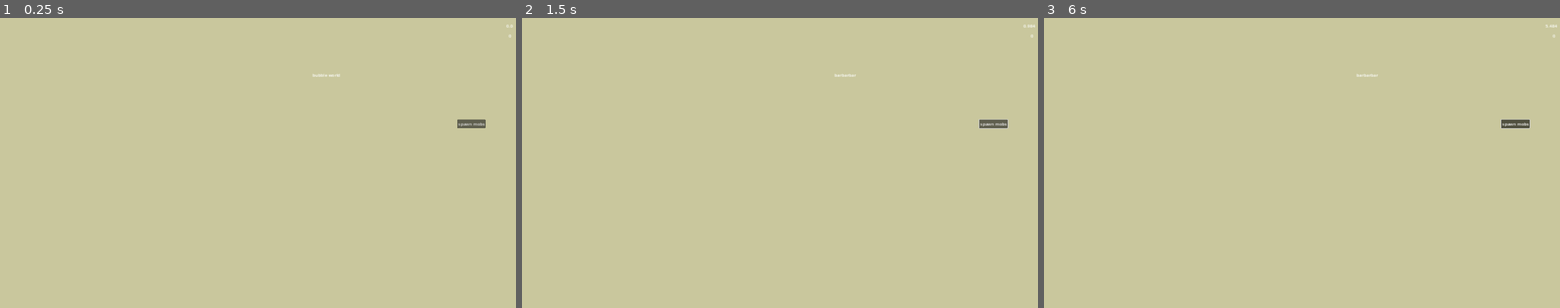
Above: before the commit, frames 1-3 (left to right).
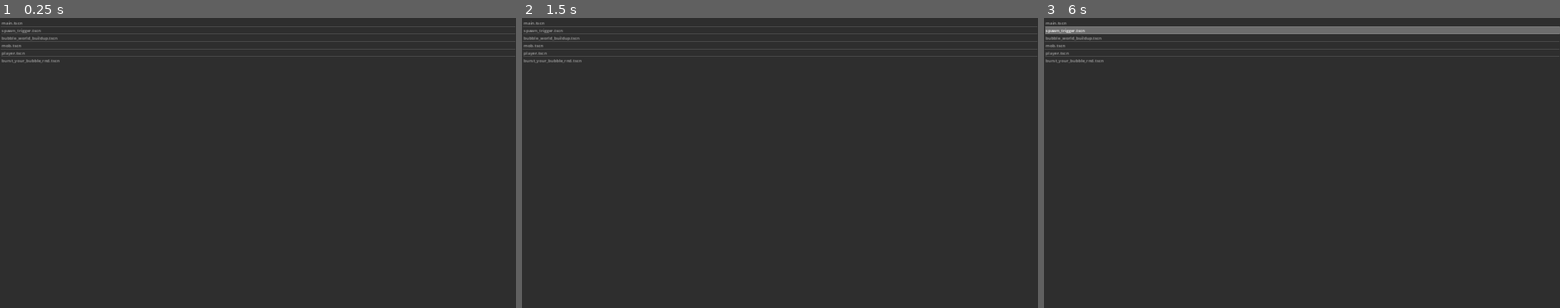
Above: after the commit, the same moments.

Repository: DazzlingDukeOfLazers/BurstYourBubble
Game: Godot game, scene res://main.tscn
Same seed, same stepped clock (60 frames per second), same inputs: the game is played once before the commit and once after it. Before the commit the project starts from res://bubble_world_buildup.tscn.
Inputs (mouse positions are in pixels of both pictures, inside the frame that each line leads up to):
- Up to frame 1 (0.25 s): no input
- Up to frame 2 (1.5 s): click (991, 122) at 0.5 s, where only the run before the commit has a clickable "spawn mobs"; tap Enter at 1.25 s; move the mouse to (893, 148) at 1.27 s; hold D (move_right) from 1.28 s (still down); hold Space (start_game) from 1.28 s (still down); click (893, 148) at 1.42 s
- Up to frame 3 (6 s): release D (move_right) at 2 s; release Space (start_game) at 2 s; drag from (1198, 177) to (1276, 221) at 2.02 s; tap Space (start_game) at 2.75, 4.25 s; move the mouse to (1353, 99) at 2.77 s; hold D (move_right) 2.78-3.5 s; hold Space (start_game) 2.78-3.5 s; click (1353, 99) at 2.92 s; drag from (1276, 221) to (1147, 119) at 3.52 s; move the mouse to (1456, 206) at 4.27 s; hold A (move_left) 4.28-5 s; hold Space (start_game) 4.28-5 s; click (1456, 206) at 4.42 s; drag from (1147, 119) to (1224, 90) at 5.02 s; move the mouse to (1327, 163) at 5.77 s; hold S (move_down) from 5.78 s (still down); hold Space (start_game) from 5.78 s (still down); click (1327, 163) at 5.92 s

The runs differ from the first frame. In frame 1, 100% of the frame differs, in the area x 0-100%, y 0-100%; in frame 2, 100%; in frame 3, 100%.

Commit message:
Add dynamic scene select and load

Diff:
--- /dev/null
+++ b/main.gd
@@ -0,0 +1,55 @@
+extends Node2D
+
+@onready var my_list = $ItemList
+
+
+# Called when the node enters the scene tree for the first time.
+func _ready():
+
+#	my_list.add_item("bar")
+#	my_list.add_item("blip")
+
+
+#	var root = my_tree.create_item()
+#	tree.hide_root = true
+
+#	root.set_text(0,"foo")
+
+#	var child1 = tree.create_item(root)
+#	var _child2 = tree.create_item(root)
+#	var subchild1 = tree.create_item(child1)
+#	subchild1.set_text(0, "Subchild1")
+
+	dir_contents(".")
+
+
+# Called every frame. 'delta' is the elapsed time since the previous frame.
+func _process(_delta):
+	pass
+
+
+func dir_contents(path):
+	var dir = DirAccess.open(path)
+	if dir:
+		dir.list_dir_begin()
+		var file_name = dir.get_next()
+		while file_name != "":
+			if dir.current_is_dir():
+				print("Found directory: " + file_name)
+			else:
+				print("Found file: " + file_name)
+				if ".tscn" in file_name:
+					my_list.add_item(file_name)
+			file_name = dir.get_next()
+	else:
+		print("An error occurred when trying to access the path.")
+
+
+func _on_item_list_item_clicked(index, _at_position, _mouse_button_index):
+	var list_item_text = my_list.get_item_text(index)
+#	print("list index " + str(index) + " " + foo)
+
+	var file_path = "res://" + list_item_text
+	get_tree().change_scene_to_file(file_path)
+
+	pass # Replace with function body.
--- /dev/null
+++ b/main.tscn
@@ -0,0 +1,37 @@
+[gd_scene load_steps=2 format=3 uid="uid://8ip1exb6la0f"]
+
+[ext_resource type="Script" path="res://main.gd" id="1_e36ye"]
+
+[node name="Node2D" type="Node2D"]
+script = ExtResource("1_e36ye")
+
+[node name="Tree" type="Tree" parent="."]
+visible = false
+offset_left = 924.0
+offset_top = 79.0
+offset_right = 964.0
+offset_bottom = 119.0
+scale = Vector2(37.7225, 22.8393)
+size_flags_horizontal = 6
+size_flags_vertical = 6
+metadata/_edit_use_anchors_ = true
+
+[node name="CenterContainer" type="CenterContainer" parent="."]
+visible = false
+offset_left = 488.0
+offset_top = 683.0
+offset_right = 528.0
+offset_bottom = 723.0
+size_flags_horizontal = 3
+size_flags_vertical = 3
+
+[node name="Tree2" type="Tree" parent="CenterContainer"]
+layout_mode = 2
+size_flags_horizontal = 4
+size_flags_vertical = 4
+
+[node name="ItemList" type="ItemList" parent="."]
+offset_right = 1926.0
+offset_bottom = 1113.0
+
+[connection signal="item_clicked" from="ItemList" to="." method="_on_item_list_item_clicked"]
--- a/project.godot
+++ b/project.godot
@@ -11,7 +11,7 @@
 [application]
 
 config/name="Burst Your Bubble"
-run/main_scene="res://bubble_world_buildup.tscn"
+run/main_scene="res://main.tscn"
 config/features=PackedStringArray("4.1", "Mobile")
 boot_splash/bg_color=Color(0.913725, 0.494118, 0.835294, 1)
 boot_splash/show_image=false
